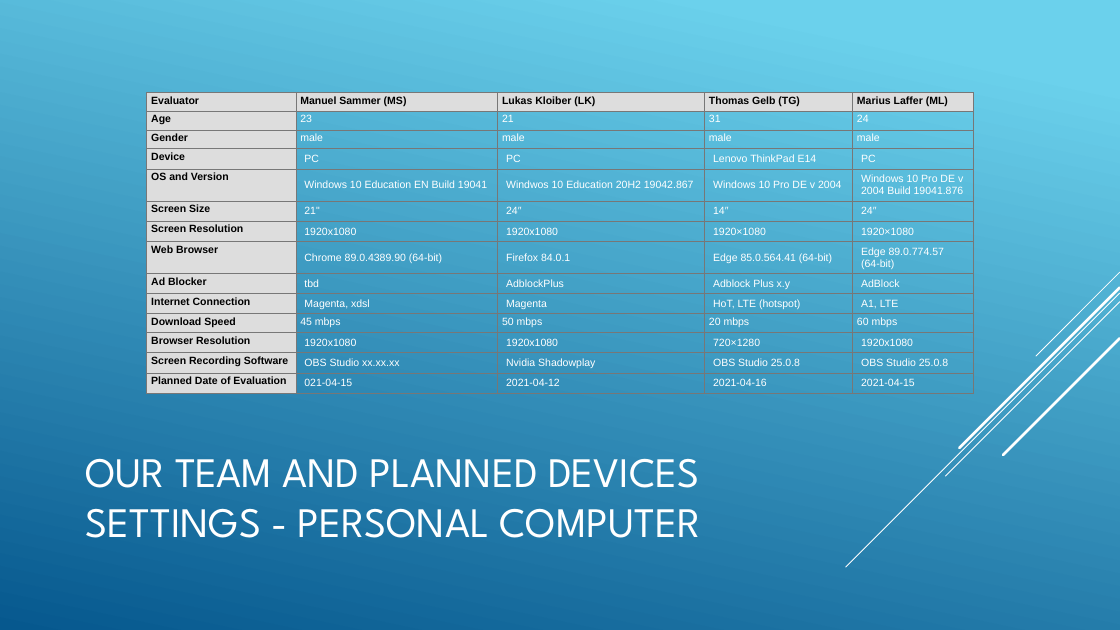
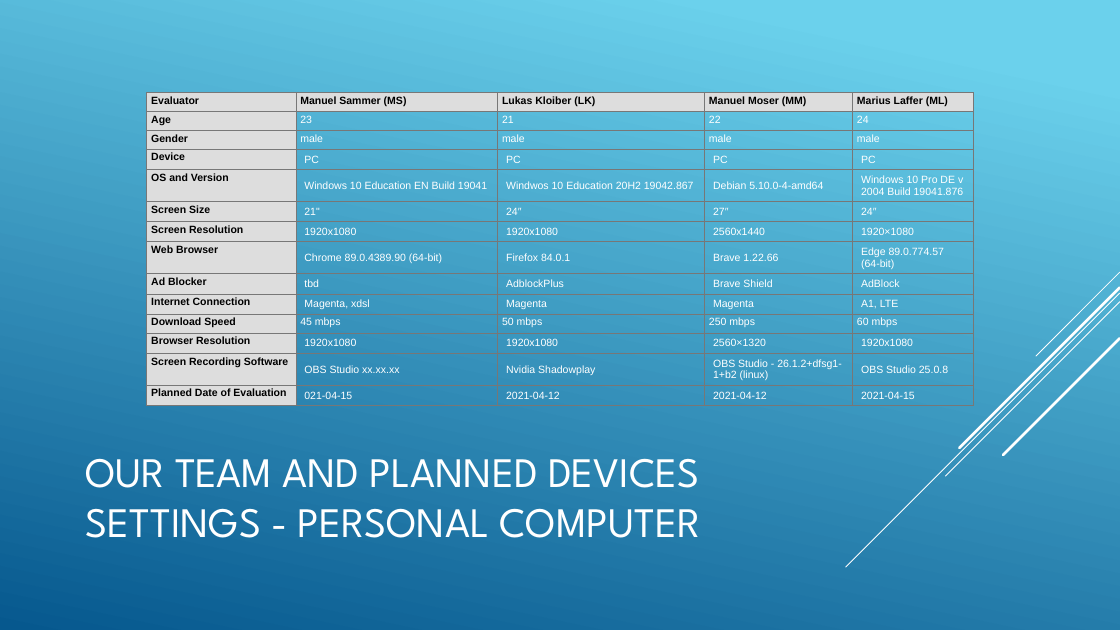
Before and after one commit to Deadmann1/hci_06_06, a slide deck: slide 4 of presentation/presentation.pptx. Drawn at 1120x630 pixels with LibreOffice and Linux fonts; fonts in the diff are those of the drawing. Boxes give left, top, right and bottom in pixels: in the first picture for what was removed or moved away, otherwise in the second. Text is boxed around its words. In the diff, an @@ line names an element or a change of style, - is before the commit and + after.

Commit message:
added manuel
added manuel to presentation, minor fix

```diff
--- a/presentation/presentation.pptx
+++ b/presentation/presentation.pptx
@@ table at (x1=147, y1=92, x2=974, y2=416) @@
-row 1, column 4: Thomas Gelb (TG)
+row 1, column 4: Manuel Moser (MM)
-row 2, column 4: 31
+row 2, column 4: 22
-row 4, column 4: Lenovo ThinkPad E14
+row 4, column 4: PC
-row 5, column 4: Windows 10 Pro DE v 2004
+row 5, column 4: Debian 5.10.0-4-amd64
-row 6, column 4: 14″
+row 6, column 4: 27″
-row 7, column 4: 1920×1080
+row 7, column 4: 2560x1440
-row 8, column 4: Edge 85.0.564.41 (64-bit)
+row 8, column 4: Brave 1.22.66
-row 9, column 4: Adblock Plus x.y
+row 9, column 4: Brave Shield
-row 10, column 4: HoT, LTE (hotspot)
+row 10, column 4: Magenta
-row 11, column 4: 20 mbps
+row 11, column 4: 250 mbps
-row 12, column 4: 720×1280
+row 12, column 4: 2560×1320
-row 13, column 4: OBS Studio 25.0.8
+row 13, column 4: OBS Studio - 26.1.2+dfsg1-1+b2 (linux)
-row 14, column 4: 2021-04-16
+row 14, column 4: 2021-04-12
```
Also in this commit, not shown: 1 other slide changed, 1 other file.
